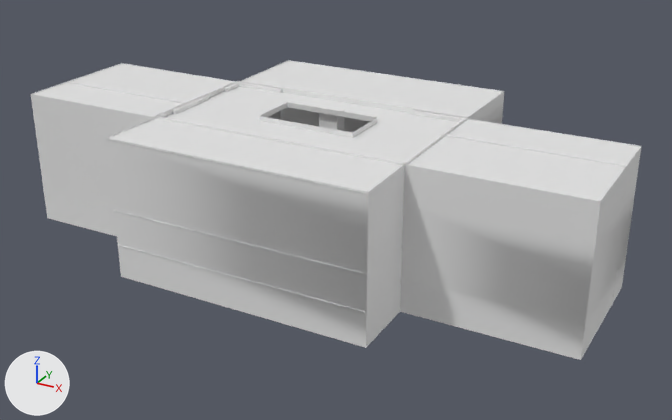
The FBX model Queer Game/Assets/Models/mall.fbx: old version first, new version second.
Before and after are seen from a 50 mm camera at (10.08, -18.88, 8.93) aimed at (0.64, -1.71, 0.34). The axes (+X, +Y, +Z) are drawn at lower left. The lights are the same throughout. Materials are left out; every surface is plain grey. Where no turn or scale is listed for an object, it has been applied to the vertices. Vertices at the same position are counted once.

The first picture shows 'roof', 'store_roofs', 'stores', 'wallsx'.
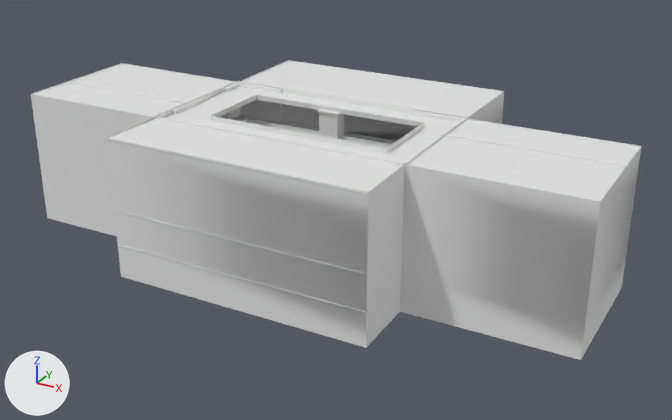
The newer file is also turned or shifted as a whole; pictures and numbers use the older file's frame.

What changed in the scene script:
```text
Change me_plane_015:
    used by ob_stores; location = (0.19, -4.02, 0.97)
    remove me_plane_015.from_pydata(...)  # 67 vertices, 64 faces; spans x -6.7..6.75, y -1.2..5.96, z -1.6..1.62
    add me_plane_015.from_pydata(...)  # 60 vertices, 64 faces; spans x -6.7..6.75, y -1.2..5.96, z -1.6..1.62
    me_plane_015 part 5
    7 vertices are removed from x -6.7..6.75, y 0.34..3.58, z -0.79..0.81
    9 faces are deleted
    1 vertex moves from x -2.95, y 0.34, z 1.62 to x -2.97, y 0.35, z 1.62
    9 new faces join them
Change me_cube_013:
    where me_cube_013.from_pydata(...)  # 128 vertices, 96 faces; spans x -3.18..2.87, y -2.85..0.39, z -2.54..0.06
    used by ob_roof; location = (0.37, -0.84, 2.55)
    me_cube_013 part 1: all 2 vertices in x -1.18, y -1.72, z -0.06..0.06 are moved by (-0.94, -0.5, 0.0)
    me_cube_013 part 2: all 2 vertices in x -1.18, y -0.56, z -0.06..0.06 are moved by (-0.94, 0.17, 0.0)
    me_cube_013 part 3: all 2 vertices in x 1.14, y -1.71, z -0.06..0.06 are moved by (1.03, -0.5, 0.0)
    me_cube_013 part 4: all 2 vertices in x 1.13, y -0.56, z -0.06..0.06 are moved by (1.03, 0.17, 0.0)
```

Boxes [x1, y1, x2, y2] around the edits, measured in the pictures (672 x 420 px; the box of a moved part takes in the faces that stretch with it):
part 1 of me_cube_013, moved or reshaped: before [166, 114, 256, 127]; after [166, 114, 210, 125]
part 2 of me_cube_013, moved or reshaped: before [177, 87, 287, 121]; after [177, 87, 272, 121]
part 3 of me_cube_013, moved or reshaped: before [214, 116, 410, 163]; after [203, 116, 410, 163]
part 4 of me_cube_013, moved or reshaped: before [276, 93, 458, 157]; after [257, 92, 458, 157]
part 5 of me_plane_015, moved or reshaped: [31, 94, 636, 284] in both
